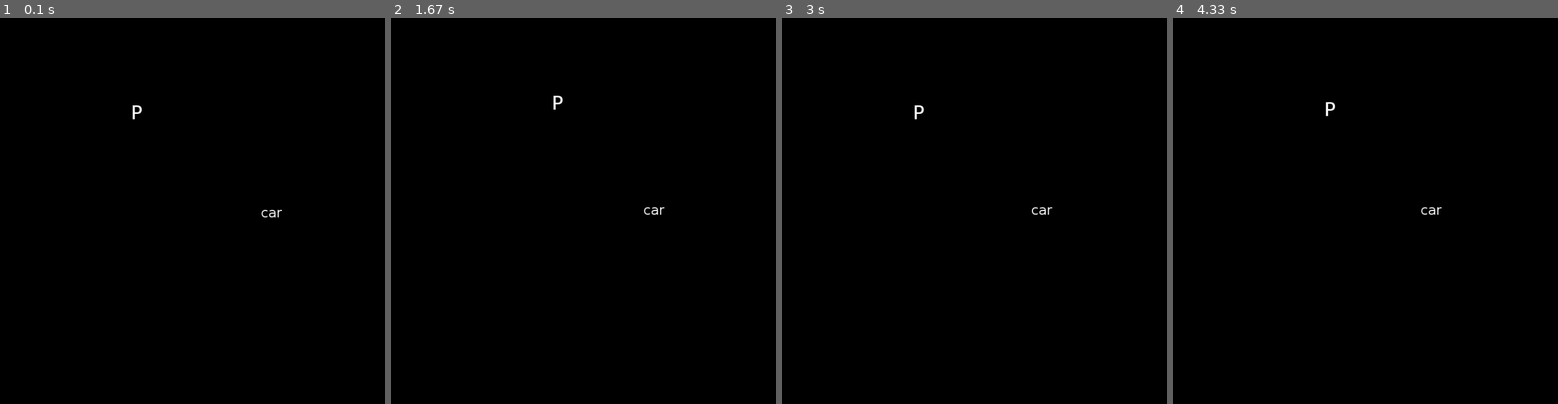
Above: before the commit, frames 1-4 (left to right).
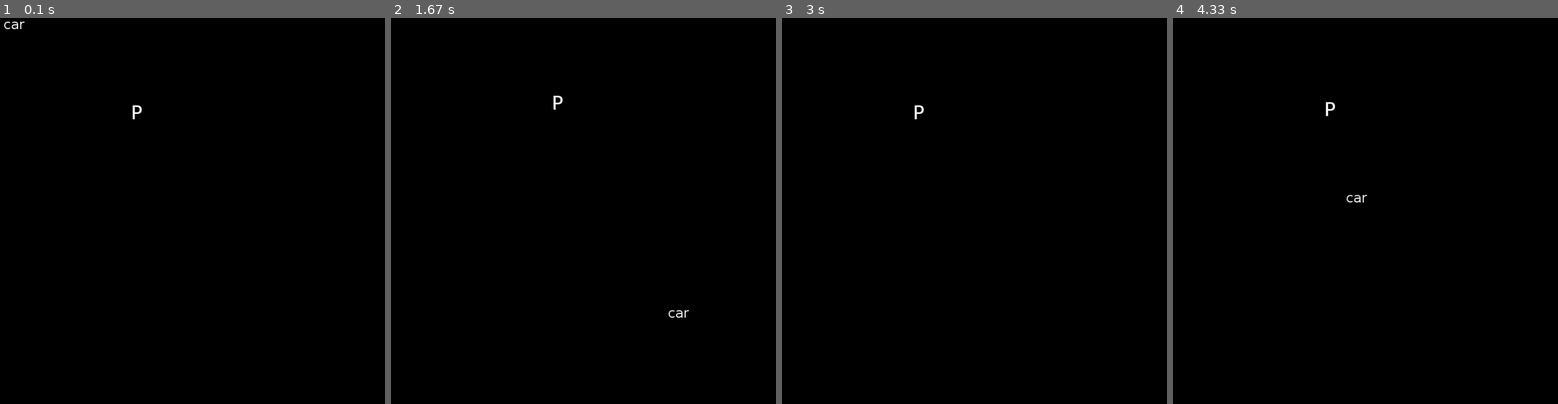
Above: after the commit, the same moments.

Repository: DanielKinsman/ghost-safety-squad-tigjamau
Game: pygame game, started from game.py
Same seed, same stepped clock (60 frames per second), same inputs: the game is played once before the commit and once after it.
Inputs:
- Up to frame 1 (0.1 s): no input
- Up to frame 2 (1.67 s): hold D 0.33-0.8 s; hold W 0.83-1.13 s; hold D 1.17-1.63 s
- Up to frame 3 (3 s): hold A 1.67-2.2 s; hold S 2.23-2.53 s; hold A 2.57-2.97 s
- Up to frame 4 (4.33 s): hold W 3-3.37 s; hold D 3.4-4.03 s; hold S from 4.07 s (still down)

The runs differ from the first frame. In frame 1, 0.1% of the frame differs, in the area x 1-74%, y 0-52%; in frame 2, 0.1%; in frame 3, less than 0.1%; in frame 4, 0.1%, in the area x 45-70%, y 45-52%.

Commit message:
messing with car movement

Diff:
--- a/game.py
+++ b/game.py
@@ -6,10 +6,10 @@
 class Vehicle(pygame.sprite.DirtySprite):
     def __init__(self, image):
         super(Vehicle, self).__init__()
-        self.image = pygame.image.load(image)
+        self.image = image
         self.x = 0
         self.y = 0
-        self.rect = pygame.Rect(0, 0, 50, 50)
+        self.rect = pygame.Rect(0, 0, 50, 50) #hack, set off image size
 
     def update(self):
         self.rect.center = (self.x, self.y)
@@ -35,15 +35,17 @@
     clock = pygame.time.Clock()
     screen = pygame.display.set_mode((WIDTH, HEIGHT))
 
-    car = Vehicle('images/car.png')
-    car.x = screen.get_width() / 2
-    car.y = screen.get_height() / 2
-    carGroup = pygame.sprite.RenderPlain(car)
+    carimage = pygame.image.load('images/car.png')
+    carGroup = pygame.sprite.RenderUpdates()
+    car = None
+        #car = Vehicle(carimage)
+        #car.x = screen.get_width() / 2
+        #car.y = screen.get_height() / 2
 
-    player = Vehicle('images/player.png')
+    player = Player('images/player.png')
     player.x = screen.get_width() / 4
     player.y = screen.get_height() / 4
-    playerGroup = pygame.sprite.RenderPlain(player)
+    playerGroup = pygame.sprite.RenderUpdates(player)
 
     pygame.mixer.init()
     splat = pygame.mixer.Sound("sound/splat.ogg")
@@ -76,8 +78,15 @@
             player.y += 1
 
         #sim
-        car.x += random.randint(-1, 1)
-        car.y += random.randint(-1, 1)
+        if car is None:
+            car = Vehicle(carimage)
+            carGroup.add(car)
+
+        car.x += random.randint(2, 10)
+        car.y += random.randint(2, 10)
+
+        if car.x > (screen.get_width() + car.rect.width + car.rect.height):
+            car = None
 
         carGroup.update()
         playerGroup.update()
